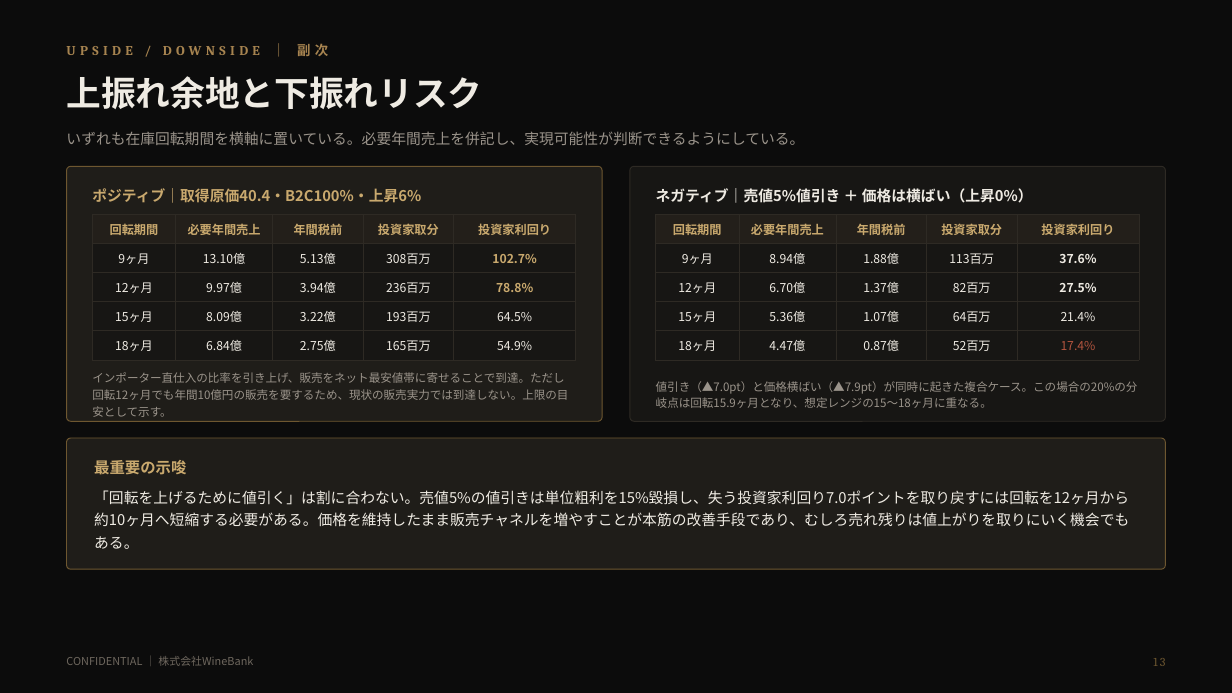
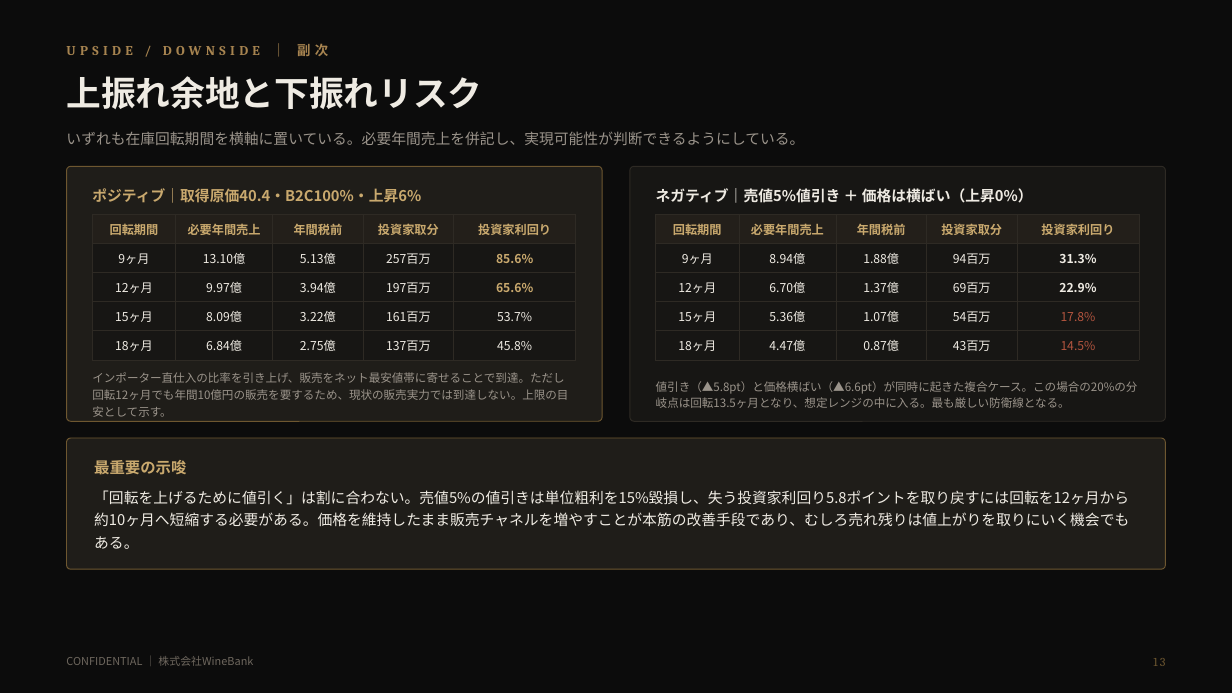
Before and after one commit to nakano-winebank/wine-auction, a slide deck: slide 14 of docs/wine-fund/WineBank_ワインファンドSPC組成提案_5億_20260811.pptx. Drawn at 1232x693 pixels with LibreOffice and Linux fonts; fonts in the diff are those of the drawing. Boxes give left, top, right and bottom in pixels: in the first picture for what was removed or moved away, otherwise in the second. Text is boxed around its words. In the diff, an @@ line names an element or a change of style, - is before the commit and + after.

```diff
--- a/docs/wine-fund/WineBank_ワインファンドSPC組成提案_5億_20260811.pptx
+++ b/docs/wine-fund/WineBank_ワインファンドSPC組成提案_5億_20260811.pptx
@@ table at box(92, 214, 576, 355) @@
-row 2, column 4: 308百万
+row 2, column 4: 257百万
-row 2, column 5: 102.7%
+row 2, column 5: 85.6%
-row 3, column 4: 236百万
+row 3, column 4: 197百万
-row 3, column 5: 78.8%
+row 3, column 5: 65.6%
-row 4, column 4: 193百万
+row 4, column 4: 161百万
-row 4, column 5: 64.5%
+row 4, column 5: 53.7%
-row 5, column 4: 165百万
+row 5, column 4: 137百万
-row 5, column 5: 54.9%
+row 5, column 5: 45.8%
@@ table at box(656, 214, 1140, 355) @@
-row 2, column 4: 113百万
+row 2, column 4: 94百万
-row 2, column 5: 37.6%
+row 2, column 5: 31.3%
-row 3, column 4: 82百万
+row 3, column 4: 69百万
-row 3, column 5: 27.5%
+row 3, column 5: 22.9%
-row 4, column 4: 64百万
+row 4, column 4: 54百万
-row 4, column 5: 21.4%
+row 4, column 5: 17.8%
-row 5, column 4: 52百万
+row 5, column 4: 43百万
-row 5, column 5: 17.4%
+row 5, column 5: 14.5%
@@ text at box(656, 381, 1138, 408): text changed @@
-値引き（▲7.0pt）と価格横ばい（▲7.9pt）が同時に起きた複合ケース。この場合の20%の分岐点は回転15.9ヶ月となり、想定レンジの15〜18ヶ月に重なる。
+値引き（▲5.8pt）と価格横ばい（▲6.6pt）が同時に起きた複合ケース。この場合の20%の分岐点は回転13.5ヶ月となり、想定レンジの中に入る。最も厳しい防衛線となる。
@@ text at box(94, 490, 1129, 549): text changed @@
-「回転を上げるために値引く」は割に合わない。売値5%の値引きは単位粗利を15%毀損し、失う投資家利回り7.0ポイントを取り戻すには回転を12ヶ月から約10ヶ月へ短縮する必要がある。価格を維持したまま販売チャネルを増やすことが本筋の改善手段であり、むしろ売れ残りは値上がりを取りにいく機会でもある。
+「回転を上げるために値引く」は割に合わない。売値5%の値引きは単位粗利を15%毀損し、失う投資家利回り5.8ポイントを取り戻すには回転を12ヶ月から約10ヶ月へ短縮する必要がある。価格を維持したまま販売チャネルを増やすことが本筋の改善手段であり、むしろ売れ残りは値上がりを取りにいく機会でもある。
```
Also in this commit, not shown: 11 other slides changed, 2 other files.
